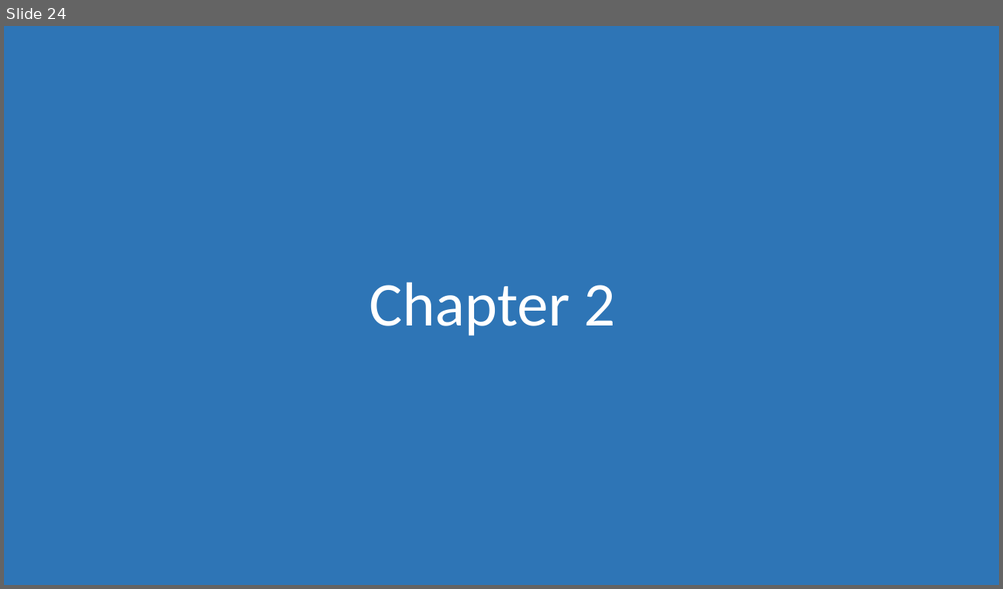
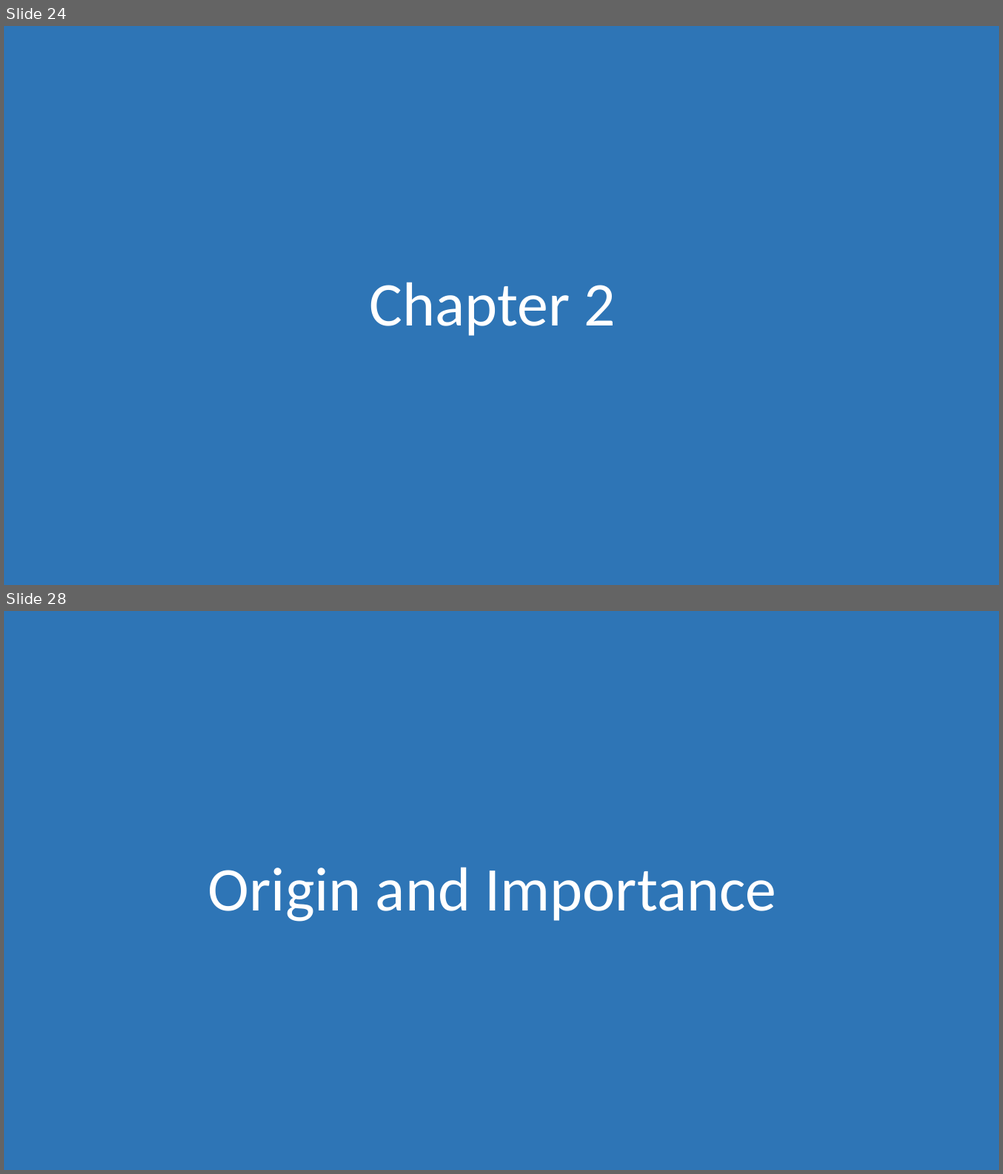
Before and after one commit to morkkis/PWD, a slide deck: presentations/Practical Web Dev.pptx. Shown one above the other, each under a label of ours: slide 24 before the commit, slides 24 and 28 after it; the slides between them are not shown. The pictures are 1003x589 and 1003x1174 pixels, drawn with LibreOffice and Linux fonts; fonts in the diff are those of the drawing. Boxes give left, top, right and bottom in pixels: in the first picture for what was removed or moved away, otherwise in the second. Text is boxed around its words. In the diff, an @@ line names an element or a change of style, - is before the commit and + after.

```diff
--- a/presentations/Practical Web Dev.pptx
+++ b/presentations/Practical Web Dev.pptx
@@ slide 28 added at <box>4,611,999,1170</box>, background #FFFFFF @@
@@ rectangle added at <box>4,611,999,1170</box>, fill #2E75B6 @@
@@ title added at <box>208,867,776,922</box>, 60 pt, text #FFFFFF @@
+Origin and Importance
```
Also in this commit, not shown: 21 other slides added, 12 other files.
